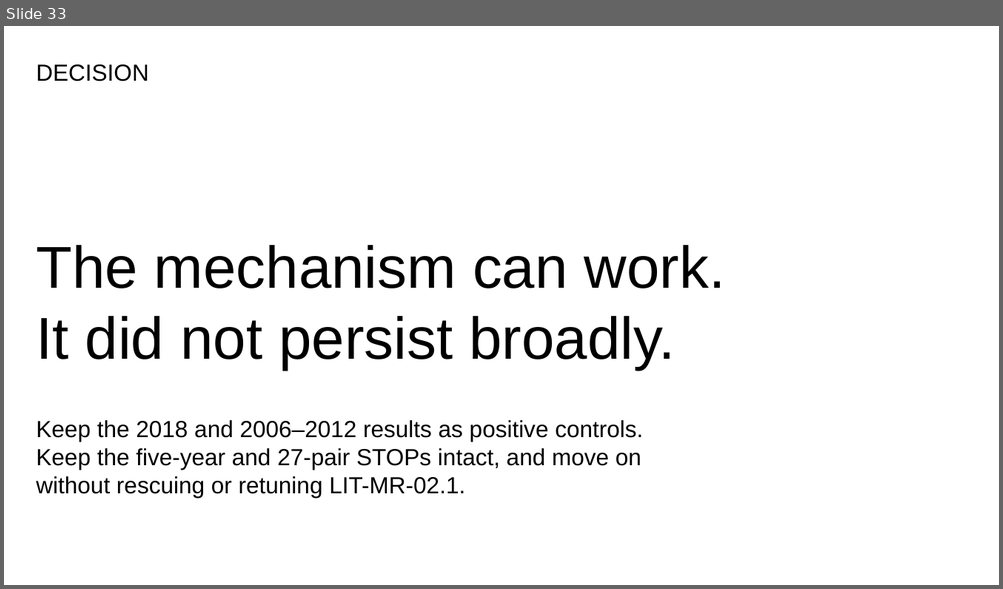
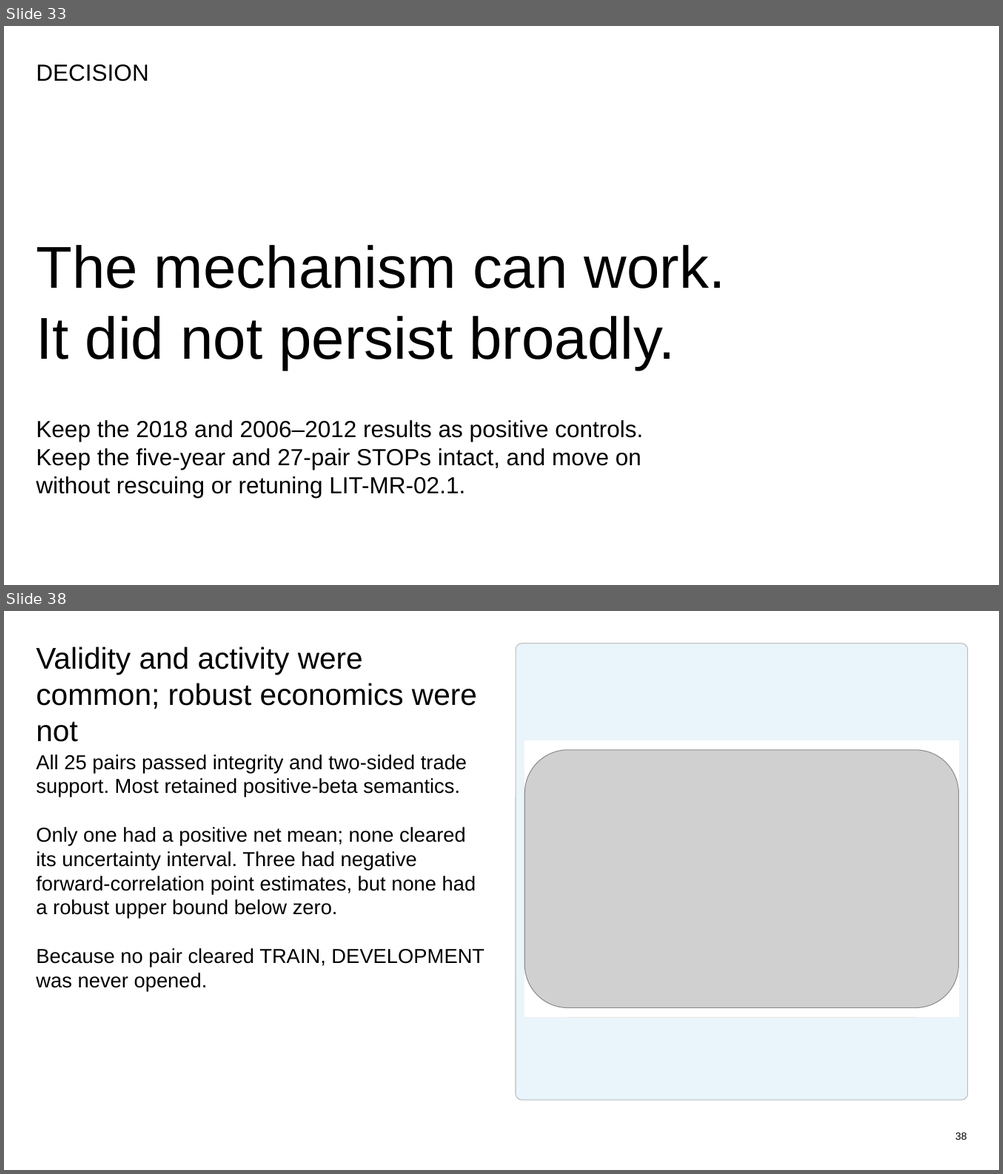
Before and after one commit to Francisc0Franc0/Time-Series-Modeling-Gen5, a slide deck: presentations/gen5_lit_mr_02_1_bollinger_evidence.pptx. Shown one above the other, each under a label of ours: slide 33 before the commit, slides 33 and 38 after it; the slides between them are not shown. The pictures are 1003x589 and 1003x1174 pixels, drawn with LibreOffice and Linux fonts; fonts in the diff are those of the drawing; grey boxes stand for pictures. Boxes give left, top, right and bottom in pixels: in the first picture for what was removed or moved away, otherwise in the second. Text is boxed around its words. In the diff, an @@ line names an element or a change of style, - is before the commit and + after.

```diff
--- a/presentations/gen5_lit_mr_02_1_bollinger_evidence.pptx
+++ b/presentations/gen5_lit_mr_02_1_bollinger_evidence.pptx
@@ slide 38 added at box(4, 611, 999, 1170), background #FFFFFF @@
@@ text added at box(36, 647, 477, 742), 29 pt, text #000000 @@
+Validity and activity were common; robust economics were not
@@ rounded rectangle added at box(516, 643, 968, 1100), fill #EAF5FB, outline #B8BCC4 0.75 pt @@
@@ picture added at box(525, 741, 959, 1017) @@
@@ rectangle added at box(525, 741, 959, 1017), fill #FFFFFF, outline #FFFFFF 0 pt @@
@@ text added at box(36, 755, 484, 991), 19.5 pt, text #000000 @@
+All 25 pairs passed integrity and two-sided trade support. Most retained positive-beta semantics.
+Only one had a positive net mean; none cleared its uncertainty interval. Three had negative forward-correlation point estimates, but none had a robust upper bound below zero.
+Because no pair cleared TRAIN, DEVELOPMENT was never opened.
@@ picture added at box(525, 750, 959, 1008) @@
@@ text added at box(955, 1133, 967, 1140), 10 pt, text #000000 @@
+38
```
Also in this commit, not shown: 1 slide changed, 5 other slides added, 16 other files.
